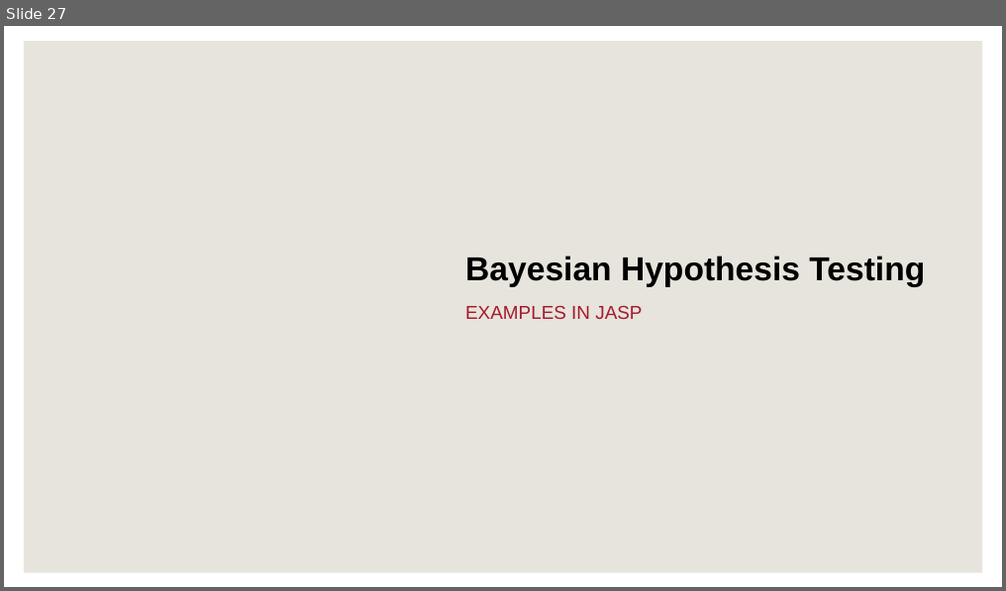
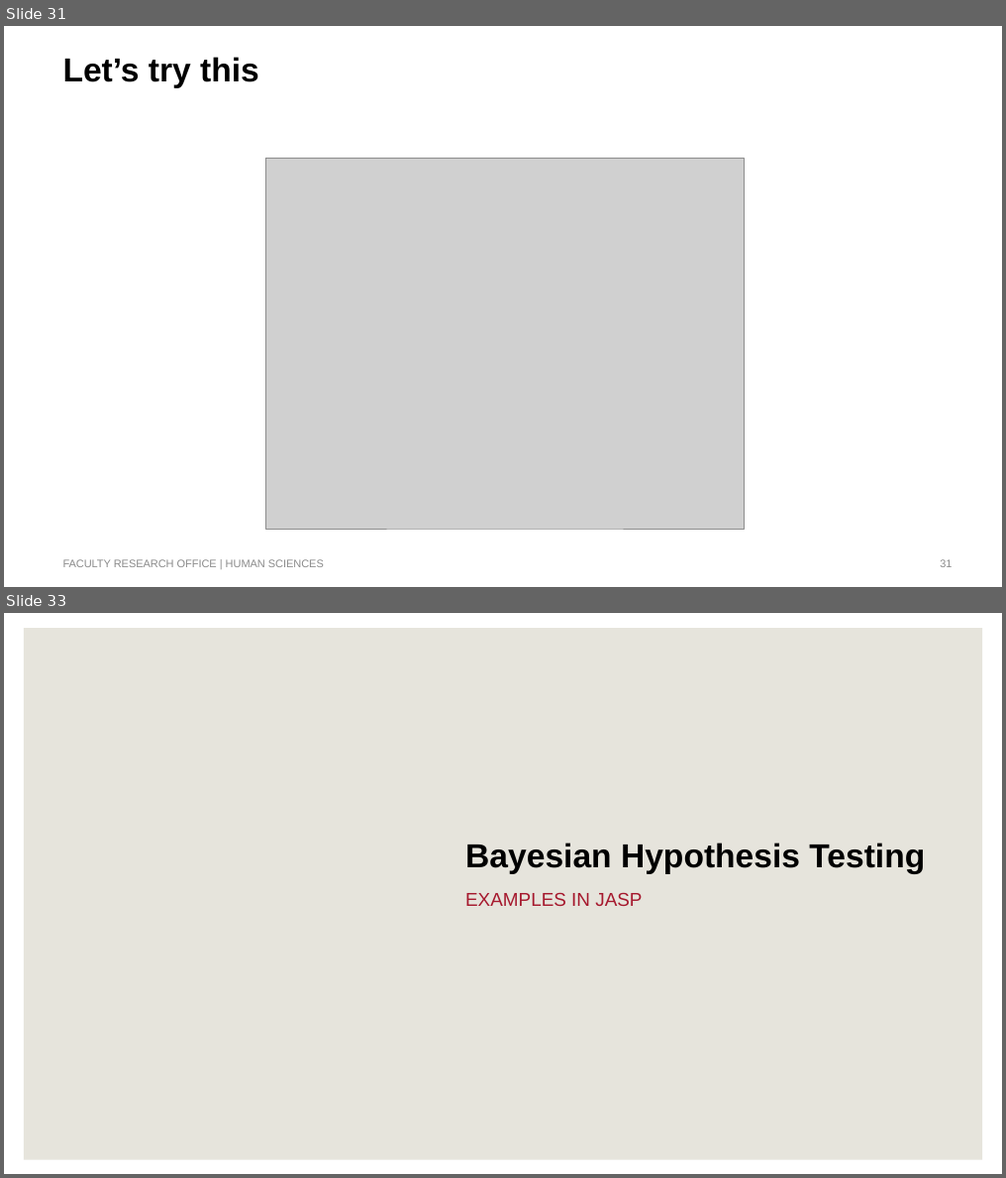
Before and after one commit to humburg/bayesian-data-analysis-in-r, a slide deck: Bayesian Data Analysis in R.pptx. Shown one above the other, each under a label of ours: slide 27 before the commit, slides 31 and 33 after it; the slides between them are not shown. The pictures are 1006x591 and 1006x1178 pixels, drawn with LibreOffice and Linux fonts; fonts in the diff are those of the drawing; grey boxes stand for pictures; background and template pictures are left out. Boxes give left, top, right and bottom in pixels: in the first picture for what was removed or moved away, otherwise in the second. Text is boxed around its words. In the diff, an @@ line names an element or a change of style, - is before the commit and + after.

```diff
--- a/Bayesian Data Analysis in R.pptx
+++ b/Bayesian Data Analysis in R.pptx
@@ slide 31 added at [4, 26, 1002, 587], background #FFFFFF @@
@@ title added at [63, 57, 259, 88], 32 pt, text #000000, bold @@
+Let’s try this
@@ picture added at [266, 159, 745, 529] @@
@@ text added at [63, 560, 324, 568], 10.5 pt, text #8C8C8C @@
+FACULTY RESEARCH OFFICE | HUMAN SCIENCES
@@ page number added at [940, 560, 951, 568], 10.5 pt, text #8C8C8C @@
+31
@@ what was slide 27 is now slide 33 @@
```
Also in this commit, not shown: 1 slide changed, 5 other slides added.
